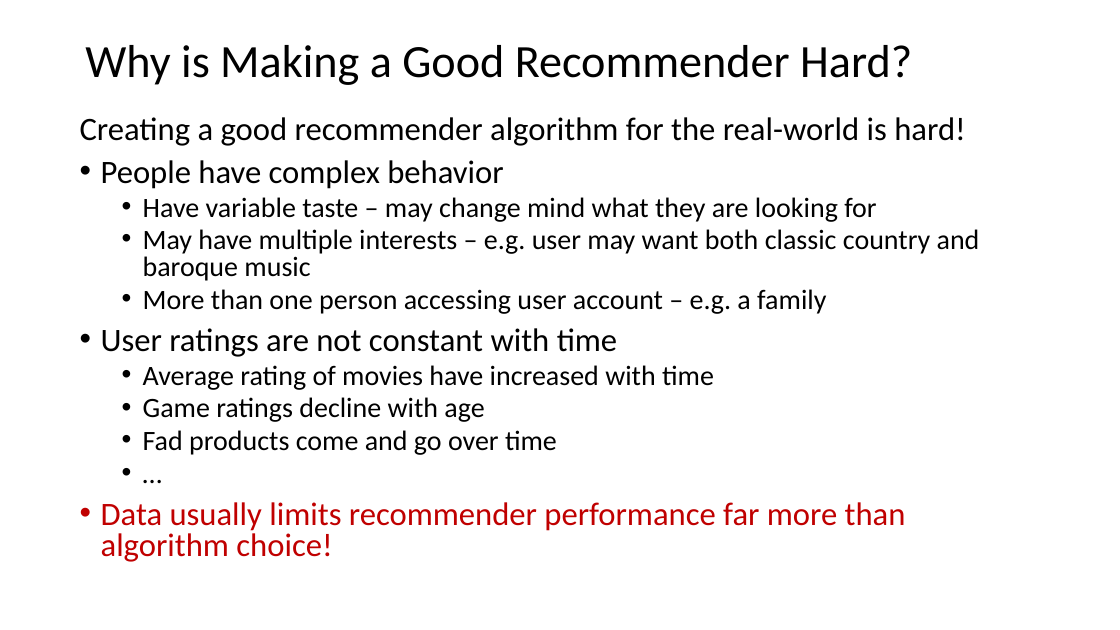
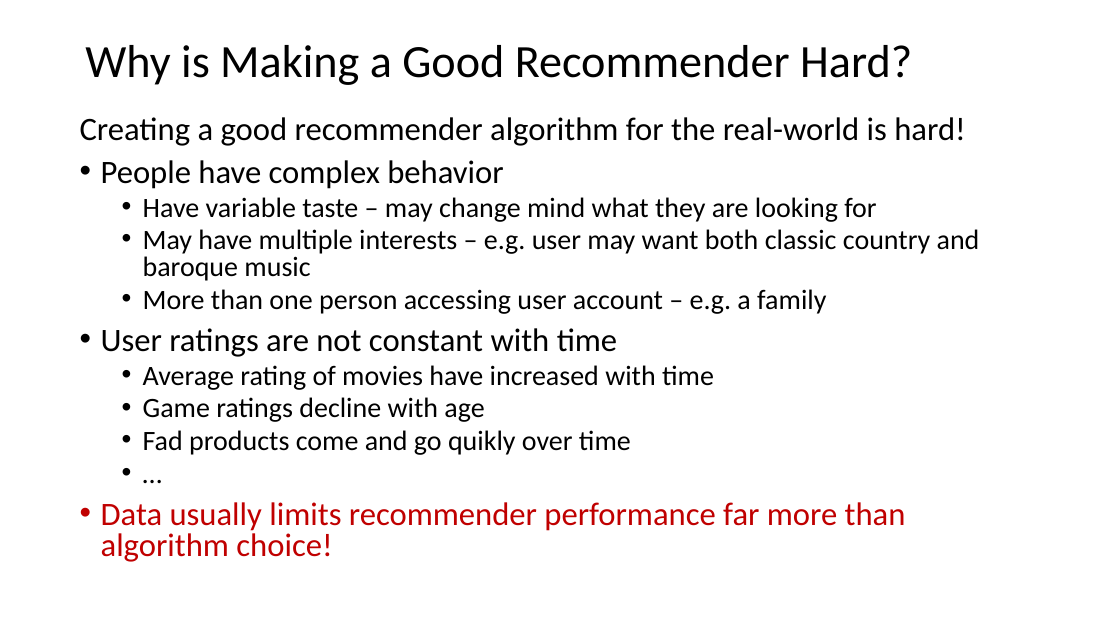
Before and after one commit to StephenElston/CSCI-E-108, a slide deck: slide 10 of slides/7_RecommenderSystems.pptx. Drawn at 1120x630 pixels with LibreOffice and Linux fonts; fonts in the diff are those of the drawing. Boxes give left, top, right and bottom in pixels: in the first picture for what was removed or moved away, otherwise in the second. Text is boxed around its words. In the diff, an @@ line names an element or a change of style, - is before the commit and + after.

```diff
--- a/slides/7_RecommenderSystems.pptx
+++ b/slides/7_RecommenderSystems.pptx
@@ text at [143,430,631,455]: text changed @@
-  • Fad products come and go over time
+  • Fad products come and go quikly over time
```
Also in this commit, not shown: 9 other slides changed, 1 slide added.
